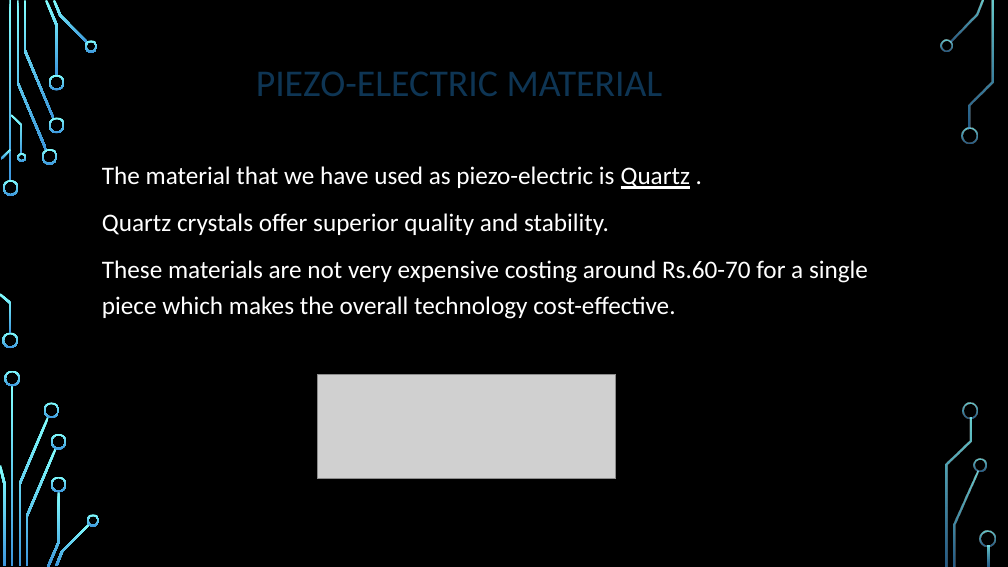
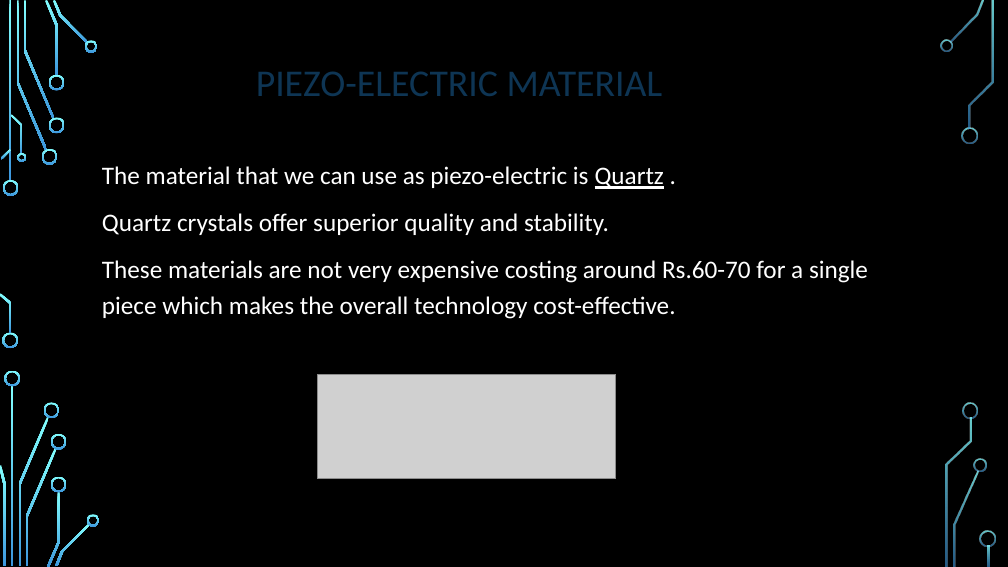
Before and after one commit to Abbashozefa/MINI-PROJECT-SEM1, a slide deck: slide 12 of mini project sem 1.pptx. Drawn at 1008x567 pixels with LibreOffice and Linux fonts; fonts in the diff are those of the drawing; grey boxes stand for pictures; background and template pictures are left out. Boxes give left, top, right and bottom in pixels: in the first picture for what was removed or moved away, otherwise in the second. Text is boxed around its words. In the diff, an @@ line names an element or a change of style, - is before the commit and + after.

```diff
--- a/mini project sem 1.pptx
+++ b/mini project sem 1.pptx
@@ text at (102, 166, 664, 189): text changed @@
-The material that we have used as piezo-electric is Quartz .
+The material that we can use as piezo-electric is Quartz .
```
Also in this commit, not shown: 2 other slides changed.
